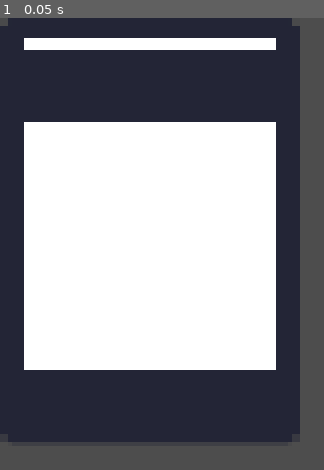
Above: before the commit, frame 1.
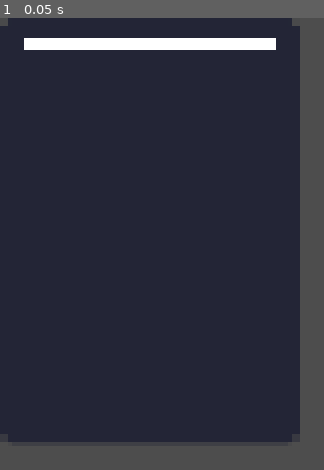
Above: after the commit, the same moment.

Repository: elefolo4565/modern-art
Game: Godot game, scene res://scenes/game/card.tscn
The game is run twice, just before and just after one commit, with the same random seed, the same clock (stepped at 60 frames per second) and the same inputs. This scene is started directly instead of the project's main scene.
Inputs:
- Up to frame 1 (0.05 s): no input

The runs differ from the first frame. In frame 1, 43% of the frame differs, in the area x 7-86%, y 23-78%.

Commit message:
Add card artwork image support (TextureRect)
ArtArea and PreviewArtArea changed from ColorRect to TextureRect.
Images loaded from res://assets/cards/{card_id}.png (512x512 recommended).
Falls back to solid artist color when no image file exists.

Co-Authored-By: Claude Opus 4.6 <noreply@anthropic.com>

Diff:
--- a/client/scenes/game/card.tscn
+++ b/client/scenes/game/card.tscn
@@ -23,11 +23,13 @@
 horizontal_alignment = 1
 autowrap_mode = 2
 
-[node name="ArtArea" type="ColorRect" parent="VBox"]
+[node name="ArtArea" type="TextureRect" parent="VBox"]
 layout_mode = 2
 mouse_filter = 2
 size_flags_vertical = 3
 custom_minimum_size = Vector2(0, 60)
+expand_mode = 1
+stretch_mode = 5
 
 [node name="AuctionLabel" type="Label" parent="VBox"]
 layout_mode = 2
--- a/client/scenes/game/game_board.tscn
+++ b/client/scenes/game/game_board.tscn
@@ -102,11 +102,12 @@
 theme_override_font_sizes/font_size = 32
 horizontal_alignment = 1
 
-[node name="PreviewArtArea" type="ColorRect" parent="MainVBox/CenterArea/CardPreview/Margin/VBox"]
+[node name="PreviewArtArea" type="TextureRect" parent="MainVBox/CenterArea/CardPreview/Margin/VBox"]
 layout_mode = 2
 size_flags_vertical = 3
 custom_minimum_size = Vector2(0, 180)
-color = Color(0.5, 0.5, 0.5, 0.3)
+expand_mode = 1
+stretch_mode = 5
 
 [node name="PreviewAuctionLabel" type="Label" parent="MainVBox/CenterArea/CardPreview/Margin/VBox"]
 layout_mode = 2
--- a/client/scripts/game/card.gd
+++ b/client/scripts/game/card.gd
@@ -6,7 +6,7 @@
 
 @onready var artist_bar: ColorRect = $VBox/ArtistBar
 @onready var artist_label: Label = $VBox/ArtistLabel
-@onready var art_area: ColorRect = $VBox/ArtArea
+@onready var art_area: TextureRect = $VBox/ArtArea
 @onready var auction_label: Label = $VBox/AuctionLabel
 
 var card_data: Dictionary = {}
@@ -37,12 +37,25 @@
 	var color: Color = GameState.ARTIST_COLORS.get(artist, Color.WHITE)
 
 	artist_bar.color = color
-	art_area.color = Color(color.r, color.g, color.b, 0.3)
+	_load_card_art(artist, card_data.get("card_id", ""))
 	artist_label.text = Locale.t(artist)
 	artist_label.add_theme_color_override("font_color", color)
 
 	var icon: String = AUCTION_ICONS.get(atype, "?")
 	auction_label.text = "%s %s" % [icon, Locale.t("auction_" + atype)]
+
+func _load_card_art(artist: String, card_id: String) -> void:
+	var color: Color = GameState.ARTIST_COLORS.get(artist, Color.WHITE)
+	var img_path := "res://assets/cards/%s.png" % card_id
+	if card_id != "" and ResourceLoader.exists(img_path):
+		art_area.texture = load(img_path)
+		art_area.self_modulate = Color.WHITE
+	else:
+		# Fallback: solid color block (same as before)
+		var img := Image.create(1, 1, false, Image.FORMAT_RGBA8)
+		img.fill(Color(color.r, color.g, color.b, 0.3))
+		art_area.texture = ImageTexture.create_from_image(img)
+		art_area.self_modulate = Color.WHITE
 
 func set_selected(selected: bool) -> void:
 	is_selected = selected
--- a/client/scripts/game/game_board.gd
+++ b/client/scripts/game/game_board.gd
@@ -18,7 +18,7 @@
 @onready var card_preview: PanelContainer = $MainVBox/CenterArea/CardPreview
 @onready var preview_artist_bar: ColorRect = $MainVBox/CenterArea/CardPreview/Margin/VBox/PreviewArtistBar
 @onready var preview_artist_label: Label = $MainVBox/CenterArea/CardPreview/Margin/VBox/PreviewArtistLabel
-@onready var preview_art_area: ColorRect = $MainVBox/CenterArea/CardPreview/Margin/VBox/PreviewArtArea
+@onready var preview_art_area: TextureRect = $MainVBox/CenterArea/CardPreview/Margin/VBox/PreviewArtArea
 @onready var preview_auction_label: Label = $MainVBox/CenterArea/CardPreview/Margin/VBox/PreviewAuctionLabel
 @onready var market_board: PanelContainer = $MainVBox/MarketBoard
 @onready var hand_area: PanelContainer = $MainVBox/HandArea
@@ -217,7 +217,16 @@
 	var color: Color = GameState.ARTIST_COLORS.get(artist, Color.WHITE)
 
 	preview_artist_bar.color = color
-	preview_art_area.color = Color(color.r, color.g, color.b, 0.3)
+	var card_id: String = data.get("card_id", "")
+	var img_path := "res://assets/cards/%s.png" % card_id
+	if card_id != "" and ResourceLoader.exists(img_path):
+		preview_art_area.texture = load(img_path)
+		preview_art_area.self_modulate = Color.WHITE
+	else:
+		var img := Image.create(1, 1, false, Image.FORMAT_RGBA8)
+		img.fill(Color(color.r, color.g, color.b, 0.3))
+		preview_art_area.texture = ImageTexture.create_from_image(img)
+		preview_art_area.self_modulate = Color.WHITE
 	preview_artist_label.text = Locale.t(artist)
 	preview_artist_label.add_theme_color_override("font_color", color)
 	var icon: String = AUCTION_ICONS.get(atype, "?")
